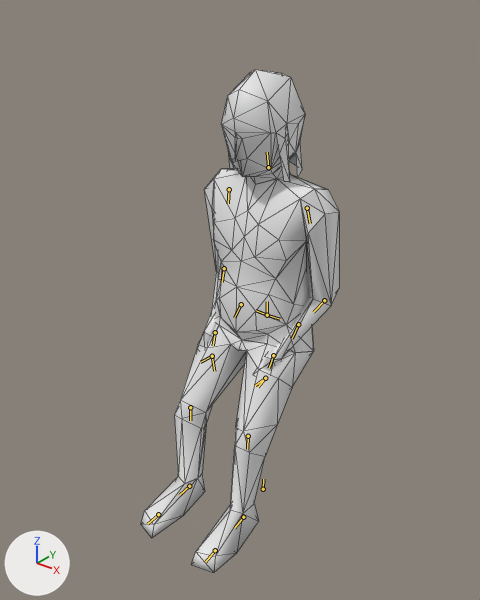
The Blender file assets-src/rooms/tavern/creature-clips/Gnome.blend, before and after one commit.
One viewpoint serves both versions: a camera (50 mm lens) standing at (0.464, -0.642, 0.704) and looking at (0.001, -0.063, 0.345). Lighting does not change. The marker at lower left points along +X, +Y and +Z. The older version comes first. Both versions are drawn at frame 0 of the action 'SitDrink'; the numbers are the values there. The bones that bend it are drawn over the model as lines. Mesh edges are drawn as thin lines.

In view in the first picture: 'GnomeSourceMesh'.
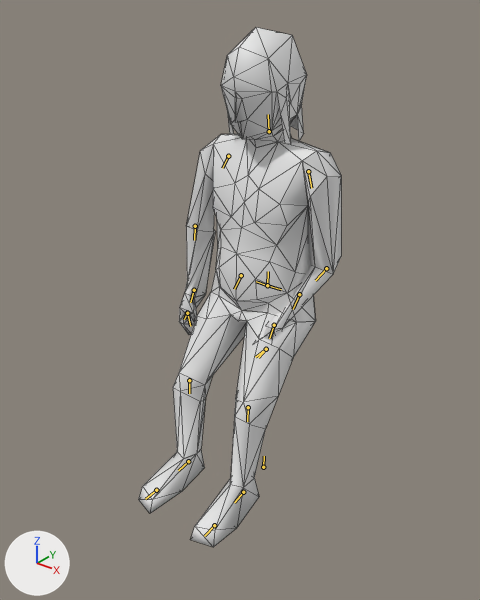
The change, as a list of edits to the scene's bpy script:
```text
Change bone_cog:
    where bone_cog = bpy.data.objects['Gnome'].pose.bones['cog']
    bone_cog.location: (0.0, -0.001, 0.006) -> (0.0, 0.042, 0.006)
Change bone_arm_r:
    where bone_arm_r = bpy.data.objects['Gnome'].pose.bones['arm_r']  # child of 'spine'
    bone_arm_r.rotation_quaternion: (0.747, -0.388, -0.363, 0.401) -> (0.839, -0.317, -0.364, 0.25)  # degrees (-63, -13, 65) -> degrees (-53, -27, 47)
Change bone_forearm_r:
    where bone_forearm_r = bpy.data.objects['Gnome'].pose.bones['forearm_r']  # child of 'arm_r'
    bone_forearm_r.rotation_quaternion: (0.785, 0.35, 0.465, 0.212) -> (0.828, 0.056, 0.557, -0.04)  # degrees (67, 36, 54) -> degrees (7, 68, 0)
Change bone_hand_r:
    where bone_hand_r = bpy.data.objects['Gnome'].pose.bones['hand_r']  # child of 'forearm_r'
    bone_hand_r.rotation_quaternion: (0.826, 0.235, 0.183, -0.479) -> (0.99, 0.07, -0.042, -0.117)  # degrees (15, 32, -56) -> degrees (9, -4, -14)
```

Boxes [x1, y1, x2, y2] around the edits, measured in the pictures (480 x 600 px):
'GnomeSourceMesh', posed: before [141, 70, 339, 573]; after [139, 27, 341, 547]
bone 'cog', root to tip: before (263, 489) to (263, 479); after (263, 467) to (264, 456)
bone 'arm_r', root to tip: before (229, 189) to (228, 203); after (228, 156) to (222, 168)
bone 'forearm_r', root to tip: before (224, 268) to (222, 282); after (195, 226) to (194, 240)
bone 'hand_r', root to tip: before (215, 332) to (213, 345); after (194, 290) to (190, 302)
